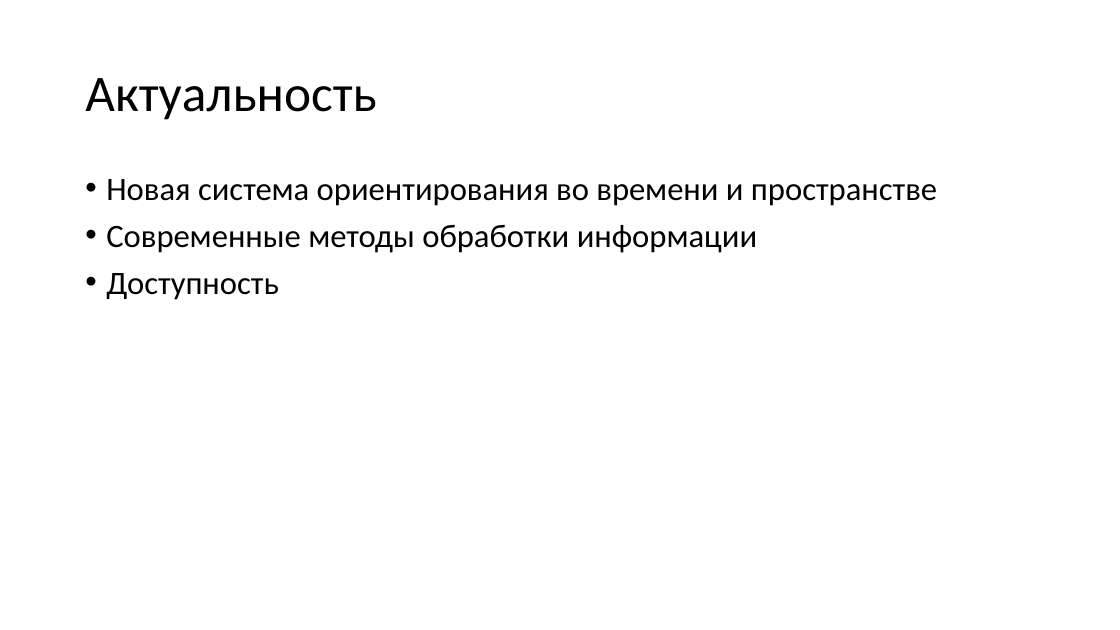
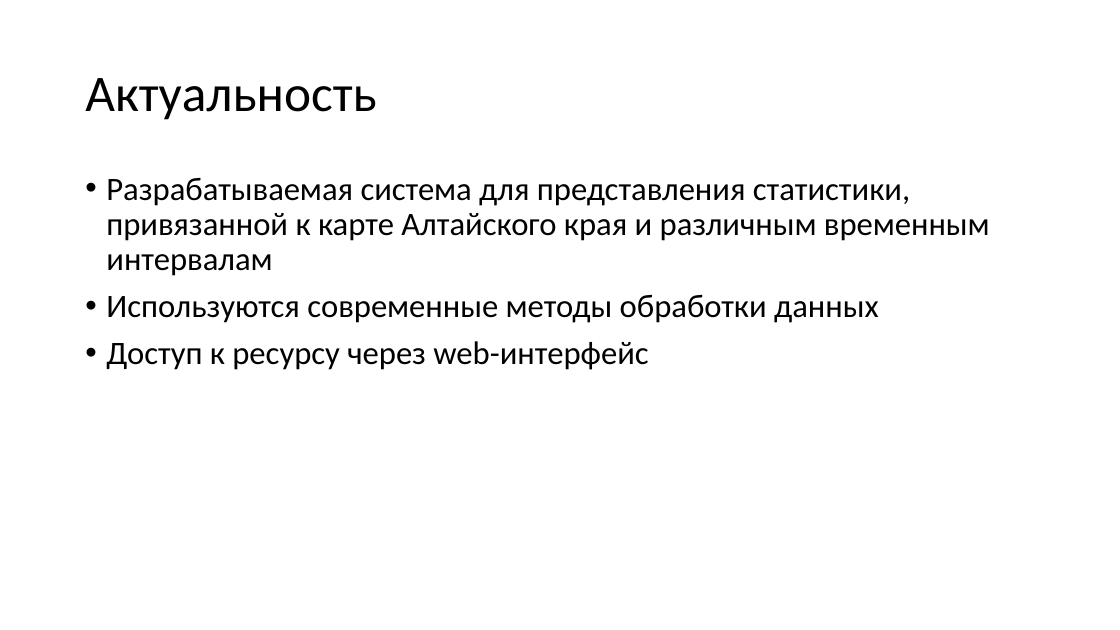
Before and after one commit to egorserdyuk/Diploma, a slide deck: slide 2 of stats/Семантическая картографическая информационная система представления статистических данных по.pptx. Drawn at 1120x630 pixels with LibreOffice and Linux fonts; fonts in the diff are those of the drawing. Boxes give left, top, right and bottom in pixels: in the first picture for what was removed or moved away, otherwise in the second. Text is boxed around its words. In the diff, an @@ line names an element or a change of style, - is before the commit and + after.

```diff
--- a/stats/Семантическая картографическая информационная система представления статистических данных по.pptx
+++ b/stats/Семантическая картографическая информационная система представления статистических данных по.pptx
@@ text at [106,177,990,370]: text changed @@
-• Новая система ориентирования во времени и пространстве
-• Современные методы обработки информации
-• Доступность
+• Разрабатываемая система для представления статистики, привязанной к карте Алтайского края и различным временным интервалам
+• Используются современные методы обработки данных
+• Доступ к ресурсу через web-интерфейс
```
Also in this commit, not shown: 1 other slide changed, 6 slides added, 6 slides removed.
